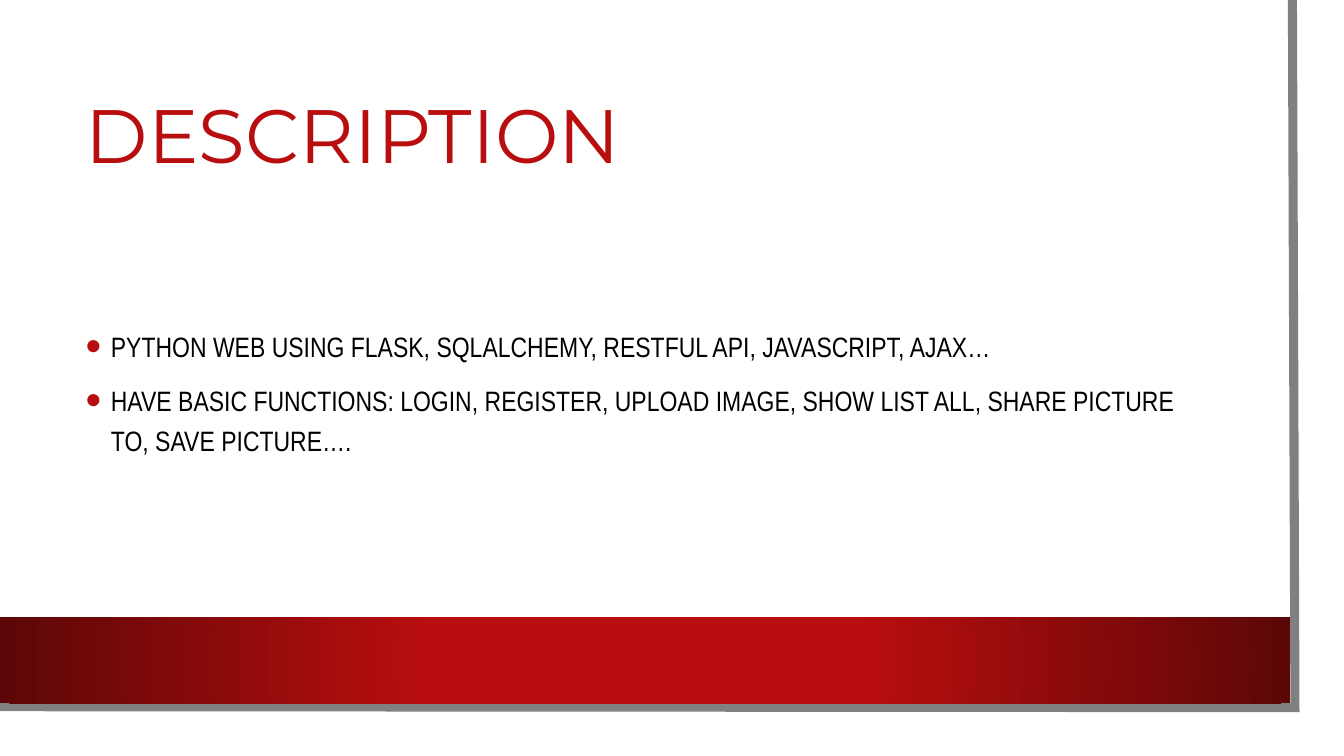
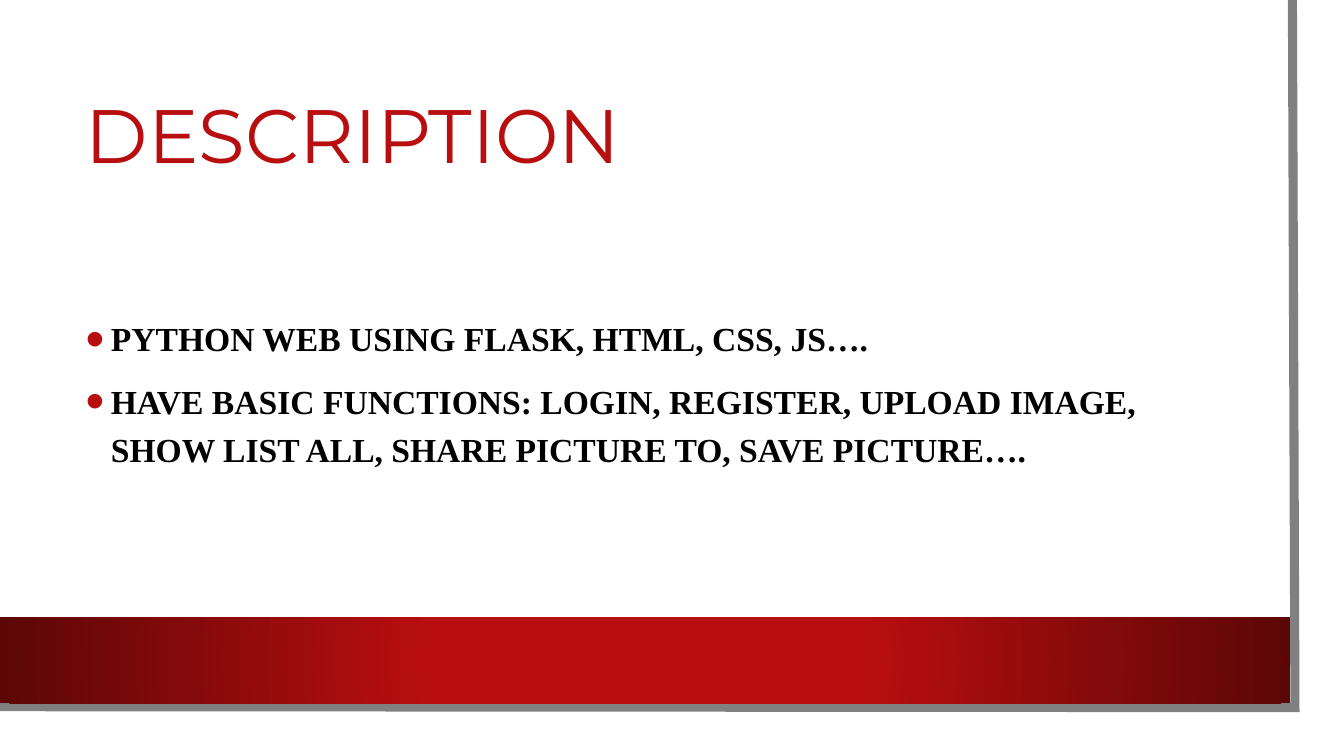
Before and after one commit to thehieuduong7/SharePicture, a slide deck: slide 2 of Share Picture.pptx. Drawn at 1344x756 pixels with LibreOffice and Linux fonts; fonts in the diff are those of the drawing; background and template pictures are left out. Boxes give left, top, right and bottom in pixels: in the first picture for what was removed or moved away, otherwise in the second. Text is boxed around its words. In the diff, an @@ line names an element or a change of style, - is before the commit and + after.

Commit message:
ppt

```diff
--- a/Share Picture.pptx
+++ b/Share Picture.pptx
@@ text at (111,328,869,356): text changed; size 20 to 24 pt; font Arial Narrow to Times New Roman; bold on @@
-• PYTHON WEB USING FLASK, SQLALCHEMY, RESTFUL API, JAVASCRIPT, AJAX…
+• PYTHON WEB USING FLASK, HTML, CSS, JS….
@@ text at (111,391,1136,467): size 20 to 24 pt, font Arial Narrow to Times New Roman, bold on in "HAVE BASIC FUNCTIONS: LOGIN, REGISTER, UPLOAD IMAGE, ..." @@
```
Also in this commit, not shown: 5 other slides changed, 1 slide added, 1 slide removed, 1 other file.
